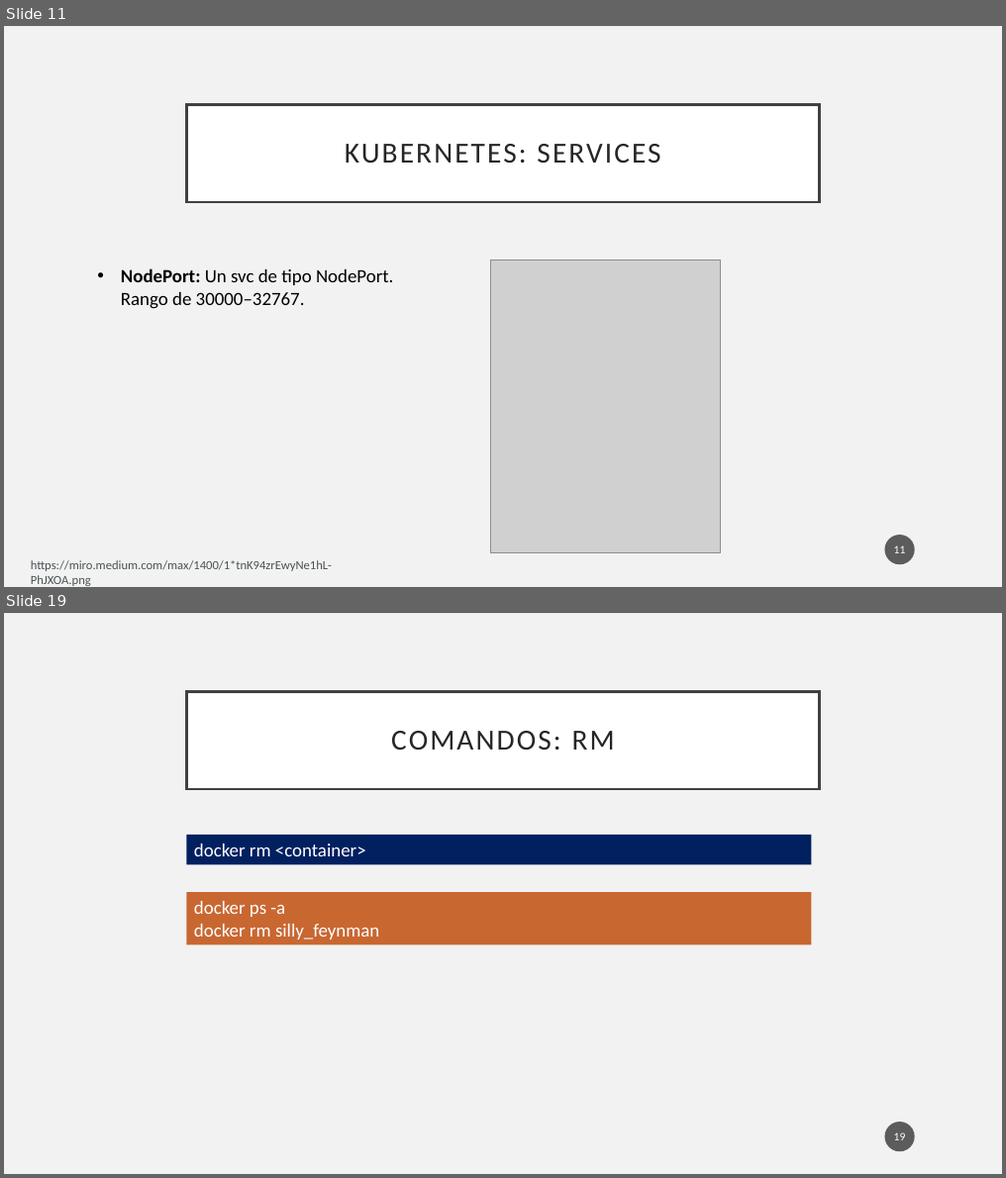
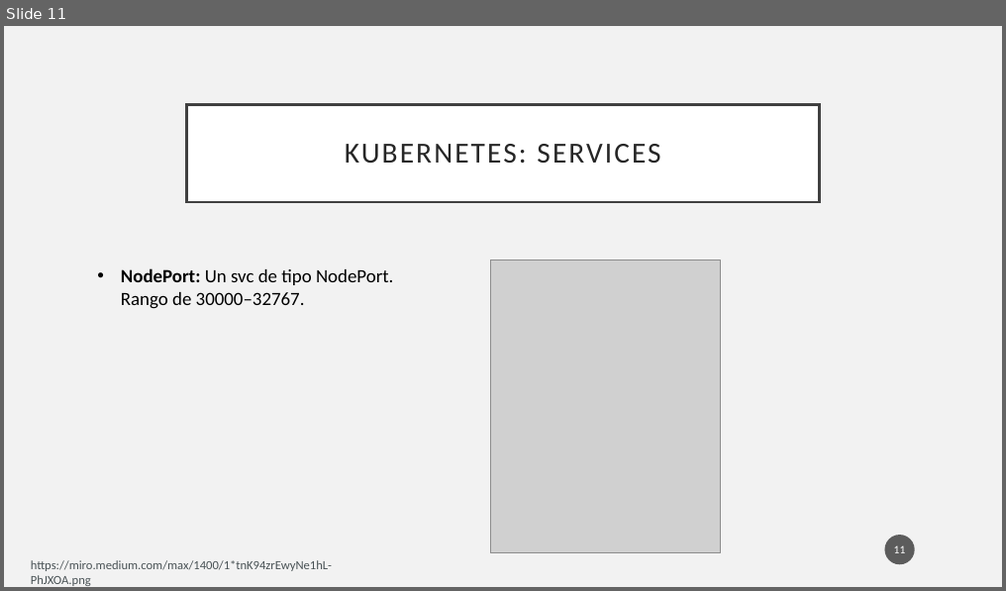
Before and after one commit to pablodevrzmz/python-docker-k8s-workshop, a slide deck: week 3/week_3.pptx. Shown one above the other, each under a label of ours: slides 11 and 19 before the commit, slide 11 after it; the slides between them are not shown. The pictures are 1006x1178 and 1006x591 pixels, drawn with LibreOffice and Linux fonts; fonts in the diff are those of the drawing; grey boxes stand for pictures. Boxes give left, top, right and bottom in pixels: in the first picture for what was removed or moved away, otherwise in the second. Text is boxed around its words. In the diff, an @@ line names an element or a change of style, - is before the commit and + after.

```diff
--- a/week 3/week_3.pptx
+++ b/week 3/week_3.pptx
@@ slide 19 removed at [4,613,1002,1174], background #F2F2F2 @@
@@ title removed at [187,691,819,789] @@
-COMANDOS: RM
@@ rectangle removed at [187,835,811,864] @@
-docker rm <container>
@@ rectangle removed at [187,892,811,946] @@
-docker ps -a
-docker rm silly_feynman
@@ page number removed at [885,1122,915,1152] @@
-19
```
Also in this commit, not shown: 13 slides added, 26 other slides removed, 13 other files.
